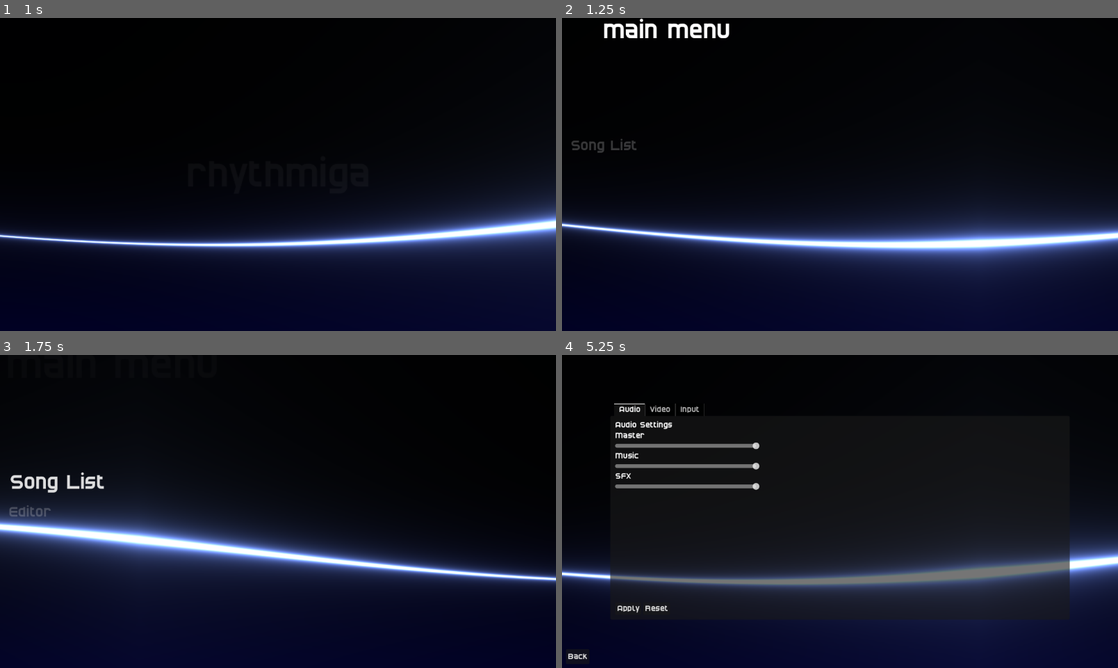
Above: before the commit, frames 1-4 (two rows, left to right).
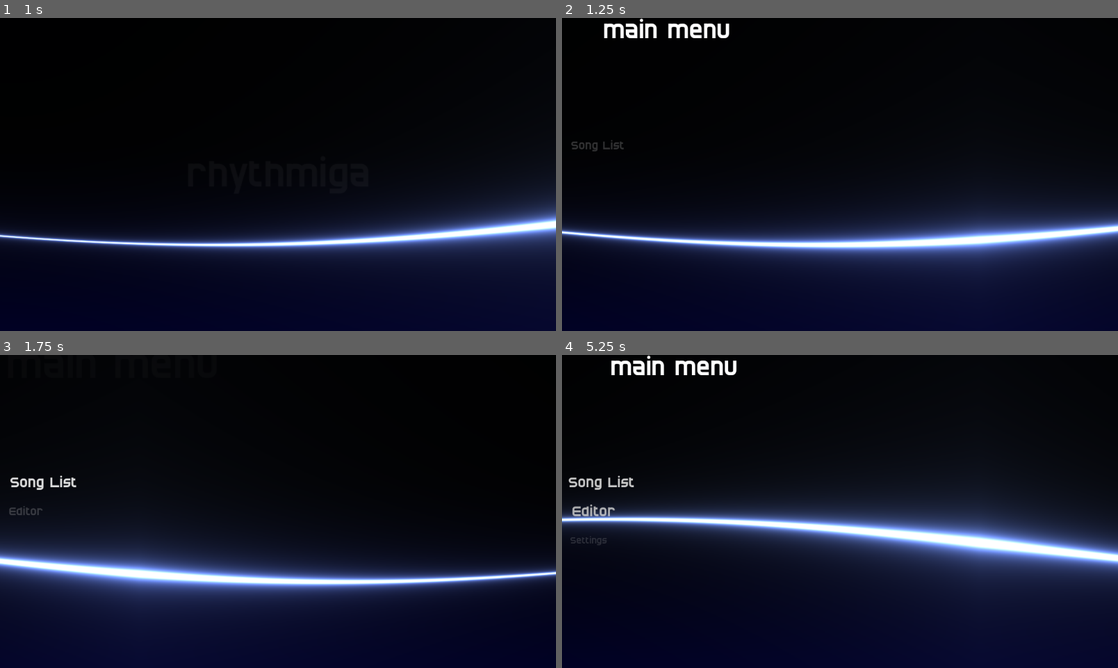
Above: after the commit, the same moments.

Repository: AlexisZepeda/new-rhythmiga
Game: Godot game, scene res://Scenes/Screens/title_screen.tscn
Two runs of this game, one before a commit and one after it. Both use one fixed random seed, a clock stepped at 60 frames per second and the inputs below.
Inputs (mouse positions are in pixels of both pictures, inside the frame that each line leads up to):
- Up to frame 1 (1 s): tap Enter at 0.5, 0.6 s; move the mouse to (400, 158) at 0.52 s; hold Up (ui_up) from 0.53 s (still down); click (400, 158) at 0.67 s
- Up to frame 2 (1.25 s): keep holding Up (ui_up)
- Up to frame 3 (1.75 s): release Up (ui_up) at 1.25 s; click "Song List" at 1.25 s
- Up to frame 4 (5.25 s): click "Editor" at 2 s; click "Settings" at 2.75 s; click (578, 655) at 3.5 s, where only the run after the commit has a clickable "Back"; move the mouse to (728, 527) at 4.27 s; tap Enter at 4.35, 5.1 s; click (728, 527) at 4.42 s; move the mouse to (895, 442) at 5.02 s; hold Up (ui_up) from 5.03 s (still down); click (895, 442) at 5.17 s

Frame 1 is identical in both runs. In frame 2, 6.5% of the frame differs, in the area x 0-100%, y 38-77%; in frame 3, 19%; in frame 4, 22%, in the area x 0-100%, y 0-98%.

Commit message:
Added Song List and Chart Editor Screens

Diff:
--- a/Resources/Themes/MenuButton.tres
+++ b/Resources/Themes/MenuButton.tres
@@ -5,6 +5,8 @@
 [sub_resource type="StyleBoxEmpty" id="StyleBoxEmpty_tp7iq"]
 
 [resource]
+Button/colors/font_color = Color(0.78431374, 0.78431374, 0.78431374, 1)
+Button/colors/font_hover_color = Color(0.95, 0.95, 0.95, 1)
 Button/font_sizes/font_size = 28
 Button/styles/hover = SubResource("StyleBoxEmpty_gfeox")
 Button/styles/normal = SubResource("StyleBoxEmpty_tp7iq")
--- a/Scenes/Screens/main_ui_screen.tscn
+++ b/Scenes/Screens/Background Screens/main_ui_screen.tscn
@@ -17,6 +17,7 @@
 main_menu_screen = "res://Scenes/Screens/main_menu_screen.tscn"
 settings_menu_screen = "res://Scenes/Screens/settings_menu.tscn"
 header = NodePath("Header Text Prefab")
+header_prefab = ExtResource("2_klsah")
 
 [node name="Header Text Prefab" parent="." unique_id=1284460278 instance=ExtResource("2_klsah")]
 layout_mode = 0
--- a/Scenes/Screens/Settings/input_settings.tscn
+++ b/Scenes/Screens/Settings/input_settings.tscn
@@ -3,7 +3,7 @@
 [ext_resource type="PackedScene" uid="uid://2otwqlqsiruf" path="res://Scenes/UI Prefabs/action_remap_button.tscn" id="1_mt7fl"]
 [ext_resource type="Script" uid="uid://bluu7nbh8qr18" path="res://Scripts/UI/InputSettings.gd" id="1_twrxj"]
 
-[node name="Input Settings" type="Control" unique_id=1501833609 node_paths=PackedStringArray("tap_1", "tap_2", "tap_3", "tap_4", "left_1", "left_2", "up_1", "up_2", "right_1", "right_2", "down_1", "down_2", "apply", "reset")]
+[node name="Input Settings" type="Control" unique_id=1501833609 node_paths=PackedStringArray("tap_1", "tap_2", "tap_3", "tap_4", "left_1", "left_2", "up_1", "up_2", "right_1", "right_2", "down_1", "down_2")]
 layout_mode = 3
 anchors_preset = 15
 anchor_right = 1.0
@@ -26,8 +26,6 @@
 right_2 = NodePath("VBoxContainer/ScrollContainer/VBoxContainer/Right Joy Right/Right2")
 down_1 = NodePath("VBoxContainer/ScrollContainer/VBoxContainer/Left Joy Down/Down1")
 down_2 = NodePath("VBoxContainer/ScrollContainer/VBoxContainer/Right Joy Down/Down2")
-apply = NodePath("")
-reset = NodePath("")
 
 [node name="VBoxContainer" type="VBoxContainer" parent="." unique_id=748397180]
 layout_mode = 1
@@ -109,7 +107,7 @@
 [node name="Label" type="Label" parent="VBoxContainer/ScrollContainer/VBoxContainer/Left Joy Left" unique_id=995477368]
 layout_mode = 2
 size_flags_horizontal = 2
-text = "Left Slide (Left Stick)"
+text = "Left (Left Stick)"
 
 [node name="Left1" parent="VBoxContainer/ScrollContainer/VBoxContainer/Left Joy Left" unique_id=1213929997 instance=ExtResource("1_mt7fl")]
 layout_mode = 2
@@ -121,7 +119,7 @@
 [node name="Label" type="Label" parent="VBoxContainer/ScrollContainer/VBoxContainer/Left Joy Up" unique_id=1351162682]
 layout_mode = 2
 size_flags_horizontal = 2
-text = "Up Slide (Left Stick)"
+text = "Up (Left Stick)"
 
 [node name="Up1" parent="VBoxContainer/ScrollContainer/VBoxContainer/Left Joy Up" unique_id=1376552799 instance=ExtResource("1_mt7fl")]
 layout_mode = 2
@@ -133,7 +131,7 @@
 [node name="Label" type="Label" parent="VBoxContainer/ScrollContainer/VBoxContainer/Left Joy Right" unique_id=1489383990]
 layout_mode = 2
 size_flags_horizontal = 2
-text = "Right Slide (Left Stick)"
+text = "Right (Left Stick)"
 
 [node name="Right1" parent="VBoxContainer/ScrollContainer/VBoxContainer/Left Joy Right" unique_id=1414467772 instance=ExtResource("1_mt7fl")]
 layout_mode = 2
@@ -145,7 +143,7 @@
 [node name="Label" type="Label" parent="VBoxContainer/ScrollContainer/VBoxContainer/Left Joy Down" unique_id=869911994]
 layout_mode = 2
 size_flags_horizontal = 2
-text = "Down Slide (Left Stick)"
+text = "Down (Left Stick)"
 
 [node name="Down1" parent="VBoxContainer/ScrollContainer/VBoxContainer/Left Joy Down" unique_id=913807544 instance=ExtResource("1_mt7fl")]
 layout_mode = 2
@@ -160,7 +158,7 @@
 [node name="Label" type="Label" parent="VBoxContainer/ScrollContainer/VBoxContainer/Right Joy Left" unique_id=1222069096]
 layout_mode = 2
 size_flags_horizontal = 2
-text = "Left Slide (Right Stick)"
+text = "Left (Right Stick)"
 
 [node name="Left2" parent="VBoxContainer/ScrollContainer/VBoxContainer/Right Joy Left" unique_id=1099579133 instance=ExtResource("1_mt7fl")]
 layout_mode = 2
@@ -172,7 +170,7 @@
 [node name="Label" type="Label" parent="VBoxContainer/ScrollContainer/VBoxContainer/Right Joy Up" unique_id=1671492290]
 layout_mode = 2
 size_flags_horizontal = 2
-text = "Up Slide (Right Stick)"
+text = "Up (Right Stick)"
 
 [node name="Up2" parent="VBoxContainer/ScrollContainer/VBoxContainer/Right Joy Up" unique_id=664646136 instance=ExtResource("1_mt7fl")]
 layout_mode = 2
@@ -184,7 +182,7 @@
 [node name="Label" type="Label" parent="VBoxContainer/ScrollContainer/VBoxContainer/Right Joy Right" unique_id=1223477278]
 layout_mode = 2
 size_flags_horizontal = 2
-text = "Right Slide (Right Stick)"
+text = "Right (Right Stick)"
 
 [node name="Right2" parent="VBoxContainer/ScrollContainer/VBoxContainer/Right Joy Right" unique_id=879087359 instance=ExtResource("1_mt7fl")]
 layout_mode = 2
@@ -196,7 +194,7 @@
 [node name="Label" type="Label" parent="VBoxContainer/ScrollContainer/VBoxContainer/Right Joy Down" unique_id=1045937082]
 layout_mode = 2
 size_flags_horizontal = 2
-text = "Down Slide (Right Stick)"
+text = "Down (Right Stick)"
 
 [node name="Down2" parent="VBoxContainer/ScrollContainer/VBoxContainer/Right Joy Down" unique_id=1215616904 instance=ExtResource("1_mt7fl")]
 layout_mode = 2
--- /dev/null
+++ b/Scenes/Screens/chart_editor_screen.tscn
@@ -0,0 +1,36 @@
+[gd_scene format=3 uid="uid://bbq1i2wvggy0w"]
+
+[ext_resource type="PackedScene" uid="uid://blt2xfgped1n8" path="res://Scenes/UI Prefabs/outer_side_panel.tscn" id="1_rll8v"]
+[ext_resource type="Script" uid="uid://cify8jffwvbs2" path="res://Scripts/Screens/chart_editor_screen.gd" id="1_u222e"]
+[ext_resource type="PackedScene" uid="uid://d3tcsll630mrm" path="res://Scenes/UI Prefabs/inner_side_panel.tscn" id="2_u222e"]
+
+[node name="Chart Editor Screen" type="Control" unique_id=1798853612 node_paths=PackedStringArray("back_button")]
+layout_mode = 3
+anchors_preset = 15
+anchor_right = 1.0
+anchor_bottom = 1.0
+grow_horizontal = 2
+grow_vertical = 2
+script = ExtResource("1_u222e")
+main_menu_path = "res://Scenes/Screens/main_menu_screen.tscn"
+back_button = NodePath("Panel/AspectRatioContainer/Inner Side Panel/Back Button")
+
+[node name="Panel" parent="." unique_id=469996951 instance=ExtResource("1_rll8v")]
+layout_mode = 0
+anchors_preset = 0
+
+[node name="AspectRatioContainer" type="AspectRatioContainer" parent="Panel" unique_id=1291615296]
+layout_mode = 0
+offset_right = 40.0
+offset_bottom = 40.0
+
+[node name="Inner Side Panel" parent="Panel/AspectRatioContainer" unique_id=585441006 instance=ExtResource("2_u222e")]
+layout_mode = 2
+
+[node name="Back Button" type="Button" parent="Panel/AspectRatioContainer/Inner Side Panel" unique_id=903270975]
+layout_mode = 0
+offset_left = 8.0
+offset_top = 609.0
+offset_right = 57.0
+offset_bottom = 640.0
+text = "Back"
--- a/Scenes/Screens/main_menu_screen.tscn
+++ b/Scenes/Screens/main_menu_screen.tscn
@@ -4,10 +4,9 @@
 [ext_resource type="Theme" uid="uid://kwgoi4r6jr0i" path="res://Resources/Themes/Global.tres" id="1_lalg0"]
 [ext_resource type="PackedScene" uid="uid://blt2xfgped1n8" path="res://Scenes/UI Prefabs/outer_side_panel.tscn" id="2_3ehj6"]
 [ext_resource type="PackedScene" uid="uid://d3tcsll630mrm" path="res://Scenes/UI Prefabs/inner_side_panel.tscn" id="3_lalg0"]
-[ext_resource type="PackedScene" uid="uid://spd0payvbbux" path="res://Scenes/UI Prefabs/header_text_prefab.tscn" id="5_o4xna"]
 [ext_resource type="PackedScene" uid="uid://fs3aj35j6dw0" path="res://Scenes/UI Prefabs/menu_button_prefab.tscn" id="6_o4xna"]
 
-[node name="Main Menu Screen" type="Control" unique_id=542506337 node_paths=PackedStringArray("header", "button_vbox")]
+[node name="Main Menu Screen" type="Control" unique_id=542506337 node_paths=PackedStringArray("button_vbox")]
 layout_mode = 3
 anchors_preset = 15
 anchor_right = 1.0
@@ -17,19 +16,12 @@
 theme = ExtResource("1_lalg0")
 script = ExtResource("1_81gx0")
 settings_menu_path = "res://Scenes/Screens/settings_menu.tscn"
-header = NodePath("Panel/Header Text Prefab")
+song_list_menu_path = "res://Scenes/Screens/song_list_screen.tscn"
+chart_editor_menu_path = "res://Scenes/Screens/chart_editor_screen.tscn"
 button_vbox = NodePath("Panel/AspectRatioContainer/Inner Side Panel/MarginContainer/ButtonVbox")
-header_prefab = ExtResource("5_o4xna")
 
 [node name="Panel" parent="." unique_id=469996951 instance=ExtResource("2_3ehj6")]
 layout_mode = 1
-
-[node name="Header Text Prefab" parent="Panel" unique_id=1284460278 instance=ExtResource("5_o4xna")]
-visible = false
-layout_mode = 1
-offset_right = 118.0
-offset_bottom = 52.0
-title = "Main Menu"
 
 [node name="AspectRatioContainer" type="AspectRatioContainer" parent="Panel" unique_id=407136022]
 layout_mode = 1
@@ -65,6 +57,7 @@
 size_flags_horizontal = 0
 text = "Song List"
 alignment = 0
+screen = 0
 
 [node name="Chart Editor Button" parent="Panel/AspectRatioContainer/Inner Side Panel/MarginContainer/ButtonVbox" unique_id=80889928 instance=ExtResource("6_o4xna")]
 custom_minimum_size = Vector2(40, 40)
@@ -72,6 +65,7 @@
 size_flags_horizontal = 0
 text = "Editor"
 alignment = 0
+screen = 1
 
 [node name="Settings Button" parent="Panel/AspectRatioContainer/Inner Side Panel/MarginContainer/ButtonVbox" unique_id=395866316 instance=ExtResource("6_o4xna")]
 custom_minimum_size = Vector2(40, 40)
@@ -79,3 +73,4 @@
 size_flags_horizontal = 0
 text = "Settings"
 alignment = 0
+screen = 2
--- a/Scenes/Screens/settings_menu.tscn
+++ b/Scenes/Screens/settings_menu.tscn
@@ -7,7 +7,6 @@
 [ext_resource type="PackedScene" uid="uid://d3tcsll630mrm" path="res://Scenes/UI Prefabs/inner_side_panel.tscn" id="3_qer3s"]
 [ext_resource type="PackedScene" uid="uid://cwrt4avb8tv4l" path="res://Scenes/UI Prefabs/volume_slider.tscn" id="4_3domo"]
 [ext_resource type="Script" uid="uid://bvbfg5j5bew8h" path="res://Scripts/UI/ResolutionSettings.gd" id="5_167i8"]
-[ext_resource type="PackedScene" uid="uid://spd0payvbbux" path="res://Scenes/UI Prefabs/header_text_prefab.tscn" id="5_hrnuu"]
 [ext_resource type="AudioStream" uid="uid://0jgrs78esi1o" path="res://Sounds/MIDI Menu.ogg" id="5_mrulr"]
 [ext_resource type="Script" uid="uid://dvaqjt3fxymw4" path="res://Scripts/UI/AudioSettings.gd" id="5_qfe0j"]
 [ext_resource type="AudioStream" uid="uid://wlgmjtdkn7x0" path="res://Sounds/Hit SFX.ogg" id="6_qfe0j"]
@@ -34,11 +33,6 @@
 layout_mode = 1
 mouse_filter = 1
 
-[node name="Header Text Prefab" parent="Panel" unique_id=1284460278 instance=ExtResource("5_hrnuu")]
-visible = false
-layout_mode = 0
-title = "Settings"
-
 [node name="AspectRatioContainer" type="AspectRatioContainer" parent="Panel" unique_id=300775744]
 layout_mode = 1
 anchors_preset = 15
--- /dev/null
+++ b/Scenes/Screens/song_list_screen.tscn
@@ -0,0 +1,42 @@
+[gd_scene format=3 uid="uid://bjiqcp65vhx4v"]
+
+[ext_resource type="PackedScene" uid="uid://blt2xfgped1n8" path="res://Scenes/UI Prefabs/outer_side_panel.tscn" id="1_b4ta6"]
+[ext_resource type="Script" uid="uid://dntbd573urdfy" path="res://Scripts/Screens/SongListScreen.gd" id="1_esvqc"]
+[ext_resource type="PackedScene" uid="uid://d3tcsll630mrm" path="res://Scenes/UI Prefabs/inner_side_panel.tscn" id="2_esvqc"]
+
+[node name="Song List Screen" type="Control" unique_id=289960780 node_paths=PackedStringArray("back_button")]
+layout_mode = 3
+anchors_preset = 15
+anchor_right = 1.0
+anchor_bottom = 1.0
+grow_horizontal = 2
+grow_vertical = 2
+script = ExtResource("1_esvqc")
+main_menu_path = "res://Scenes/Screens/main_menu_screen.tscn"
+back_button = NodePath("Panel/AspectRatioContainer/Inner Side Panel/Back Button")
+
+[node name="Panel" parent="." unique_id=469996951 instance=ExtResource("1_b4ta6")]
+layout_mode = 1
+
+[node name="AspectRatioContainer" type="AspectRatioContainer" parent="Panel" unique_id=1849965267]
+layout_mode = 1
+anchors_preset = 15
+anchor_right = 1.0
+anchor_bottom = 1.0
+grow_horizontal = 2
+grow_vertical = 2
+
+[node name="Inner Side Panel" parent="Panel/AspectRatioContainer" unique_id=585441006 instance=ExtResource("2_esvqc")]
+layout_mode = 2
+
+[node name="Back Button" type="Button" parent="Panel/AspectRatioContainer/Inner Side Panel" unique_id=521325276]
+layout_mode = 1
+anchors_preset = 2
+anchor_top = 1.0
+anchor_bottom = 1.0
+offset_left = 8.0
+offset_top = -39.0
+offset_right = 57.0
+offset_bottom = -8.0
+grow_vertical = 0
+text = "Back"
--- a/Scenes/UI Prefabs/header_text_prefab.tscn
+++ b/Scenes/UI Prefabs/header_text_prefab.tscn
@@ -122,6 +122,7 @@
 }
 
 [node name="Header Text Prefab" type="VBoxContainer" unique_id=1284460278 node_paths=PackedStringArray("label", "animation_player")]
+custom_minimum_size = Vector2(40, 40)
 offset_right = 101.0
 offset_bottom = 67.0
 script = ExtResource("1_22634")
--- a/Scenes/UI Prefabs/menu_button_prefab.tscn
+++ b/Scenes/UI Prefabs/menu_button_prefab.tscn
@@ -11,3 +11,4 @@
 text = "Button"
 flat = true
 script = ExtResource("2_3r2gm")
+screen = 3
--- a/Scripts/Globals/Loader.gd
+++ b/Scripts/Globals/Loader.gd
@@ -3,14 +3,15 @@
 signal LOADING_PROGRESS_UPDATED(percentage)
 signal LOADED_SCENE(node: Node)
 
-@export var loadingScene = preload("res://Scenes/Screens/loading_screen.tscn").instantiate()
+@export var loadingScene = preload("res://Scenes/Screens/Background Screens/loading_screen.tscn").instantiate()
 
 var scene_path
+var parent: Node
 
-func load_scene(caller: Node, path: String):
+func load_scene(caller: Node, path: String, new_parent: Node):
 	# AWAIT FOR TESTING LOADING PURPOSE
 	#await GlobalBackground.change_wave_speed()
-	GlobalBackground.change_wave_speed()
+	#GlobalBackground.change_wave_speed()
 
 	scene_path = path
 
@@ -19,6 +20,7 @@
 	ResourceLoader.load_threaded_request(scene_path)
 
 	caller.queue_free()
+	parent = new_parent
 
 
 func _process(_delta):
@@ -30,11 +32,11 @@
 		LOADING_PROGRESS_UPDATED.emit(progress[0])
 
 		if (loaderStatus == ResourceLoader.THREAD_LOAD_LOADED):
-			GlobalBackground.change_wave_speed(false)
+			#GlobalBackground.change_wave_speed(false)
 			var loadedScene = ResourceLoader.load_threaded_get(scene_path).instantiate()
 
 			get_tree().root.remove_child(loadingScene)
-			get_tree().root.add_child(loadedScene)
+			parent.add_child(loadedScene)
 
 			LOADED_SCENE.emit(loadedScene)
 			scene_path = null
--- a/Scripts/Screens/MainMenuScreen.gd
+++ b/Scripts/Screens/MainMenuScreen.gd
@@ -1,20 +1,21 @@
 extends Control
 
-signal CHANGING_SCENE(header_position: Vector2)
+signal CHANGING_SCENE(header_position: Vector2, new_title: String)
 
 @export_file_path var settings_menu_path: String
+@export_file_path var song_list_menu_path: String
+@export_file_path var chart_editor_menu_path: String
 @export var title: String = "Main Menu"
 
-@export var header: HeaderPrefab
 @export var button_vbox: VBoxContainer
-
-@export var header_prefab: PackedScene
 
 var scale_factor := 1.0
 var gui_aspect_ratio:float = -1.0
 var gui_margin := 0.0
 
 var all_buttons: Array
+
+var scene_path: String
 
 @onready var panel: Panel = $Panel
 @onready var arc: AspectRatioContainer = $Panel/AspectRatioContainer
@@ -23,6 +24,10 @@
 	# The `resized` signal will be emitted when the window size changes, as the root Control node
 	# is resized whenever the window size changes. This is because the root Control node
 	# uses a Full Rect anchor, so its size will always be equal to the window size.
+	gui_aspect_ratio = GUI.get_aspect_ratio()
+	resized.connect(_on_resized)
+	GUIUtils.update_container.call_deferred(panel, arc, gui_aspect_ratio, gui_margin)
+
 
 	all_buttons = GUIUtils.get_all_buttons(button_vbox)
 
@@ -30,15 +35,13 @@
 		var pressed = Callable(self, "_on_pressed").bind(btn)
 		btn.pressed.connect(pressed)
 
-	#await header.enter_anim(Vector2(100, 0))
 	await get_tree().process_frame
 
 	all_buttons.sort_custom(GUIUtils.buttons_array_sorting)
-	animate_buttons(all_buttons.duplicate(), true, 0.50, Vector2(-10, 0), Vector2.ZERO, 0.75)
+	await animate_buttons(all_buttons.duplicate(), true, 0.50, Vector2(-10, 0), Vector2.ZERO, 0.75)
 
-	gui_aspect_ratio = GUI.get_aspect_ratio()
-	resized.connect(_on_resized)
-	GUIUtils.update_container.call_deferred(panel, arc, gui_aspect_ratio, gui_margin)
+	for btn: MenuButtonPrefab in all_buttons:
+		btn.connect_signals()
 
 
 func _on_resized() -> void:
@@ -48,24 +51,16 @@
 func _on_pressed(button: MenuButtonPrefab) -> void:
 	var button_position: Vector2 = button.position + button_vbox.position + arc.position
 
-	CHANGING_SCENE.emit(button_position)
-
-	await header.disappear_anim()
-
-	animate_buttons(all_buttons, false, 0.50, Vector2(0, 0), Vector2.ONE, 0.50)
-
-	var new_header: HeaderPrefab = header_prefab.instantiate()
-	add_child(new_header)
-	new_header.set_label_text("Settings")
-
-	new_header.position = button.position + button_vbox.position + arc.position
-
-	var tween: Tween = create_tween()
-	tween.tween_property(new_header, "position", header.position, 0.5)
-
-	await get_tree().create_timer(2.0).timeout
-
-	Loader.load_scene(self, settings_menu_path)
+	match button.screen:
+		MainUIScreen.UI_Screens.SONG_LIST:
+			CHANGING_SCENE.emit(button_position, "Song List")
+			scene_path = song_list_menu_path
+		MainUIScreen.UI_Screens.CHART_EDITOR:
+			CHANGING_SCENE.emit(button_position, "Editor")
+			scene_path = chart_editor_menu_path
+		MainUIScreen.UI_Screens.SETTINGS:
+			CHANGING_SCENE.emit(button_position, "Settings")
+			scene_path = settings_menu_path
 
 
 func animate_buttons(buttons: Array, forward: bool=true, delay_between_buttons: float=0.16, move_offset: Vector2=Vector2(-20, 0), scale_offset: Vector2=Vector2.ZERO, animation_length:float=0.52) -> void:
@@ -102,3 +97,9 @@
 		pos_tween.chain().tween_property(btn, "position:x", btn.original_position.x, animation_length).set_trans(Tween.TRANS_SINE)
 
 		await get_tree().create_timer(delay_between_buttons).timeout
+
+
+func change_scene() -> void:
+	await animate_buttons(all_buttons, false, 0.50, Vector2(0, 0), Vector2.ONE, 0.50)
+
+	Loader.load_scene(self, scene_path, get_parent())
--- a/Scripts/Screens/MainUIScreen.gd
+++ b/Scripts/Screens/MainUIScreen.gd
@@ -1,3 +1,4 @@
+class_name MainUIScreen
 extends Control
 
 @export_category("Screens")
@@ -6,9 +7,19 @@
 @export_category("")
 
 @export var header: HeaderPrefab
+@export var header_prefab: PackedScene
+
+enum UI_Screens {
+	SONG_LIST,
+	CHART_EDITOR,
+	SETTINGS,
+	NONE,
+}
 
 var panel: PanelContainer
 var first_scene_loaded: bool = true
+
+var child_scene: Node
 
 
 func _ready() -> void:
@@ -19,27 +30,42 @@
 
 	await get_tree().process_frame
 
-	Loader.load_scene(panel, main_menu_screen)
+	Loader.load_scene(panel, main_menu_screen, self)
 
 
 func _on_loaded_scene(node: Node) -> void:
+	if node != self:
+		child_scene = node
 
-	if node != self:
 		node.CHANGING_SCENE.connect(_on_changing_scene)
 
 		header.set_label_text(node.title)
 
 		if first_scene_loaded:
+
 			header.enter_anim(Vector2(100, 0))
 			first_scene_loaded = false
 
 
-func _on_changing_scene(new_position: Vector2) -> void:
-	var prev_position: Vector2 = header.position
+func _on_changing_scene(new_position: Vector2, title: String) -> void:
+	var prev_position: Vector2 = header.position + Vector2(100.0, 0.0)
 
 	await header.disappear_anim()
 
+	header.queue_free()
+
+	await header.tree_exited
+
+	header = header_prefab.instantiate()
+	add_child(header)
+
+	header.set_label_text(title)
 	header.position = new_position
 
-	var tween: Tween = create_tween()
-	tween.tween_property(header, "position", prev_position, 0.5)
+	if new_position == Vector2.ZERO:
+		first_scene_loaded = true
+	else:
+		var tween: Tween = create_tween()
+		tween.tween_property(header, "position", prev_position, 0.5)
+
+	child_scene.change_scene()
--- a/Scripts/Screens/SettingsMenu.gd
+++ b/Scripts/Screens/SettingsMenu.gd
@@ -1,6 +1,6 @@
 extends Control
 
-signal CHANGING_SCENE
+signal CHANGING_SCENE(header_position: Vector2, new_title: String)
 
 @export_file var main_menu_path: String
 @export var title: String = "Settings"
@@ -43,8 +43,7 @@
 
 	user_config.save_config()
 
-	CHANGING_SCENE.emit()
-	Loader.load_scene(self, main_menu_path)
+	CHANGING_SCENE.emit(Vector2.ZERO, "")
 
 
 func _on_sfx_volume_slider_value_changed(value: float) -> void:
@@ -59,3 +58,7 @@
 func _on_resolution_aspect_ratio_changed(aspect_ratio: float) -> void:
 	gui_aspect_ratio = aspect_ratio
 	GUIUtils.update_container.call_deferred(panel, arc, gui_aspect_ratio, gui_margin)
+
+
+func change_scene() -> void:
+	Loader.load_scene(self, main_menu_path, get_parent())
--- /dev/null
+++ b/Scripts/Screens/SongListScreen.gd
@@ -0,0 +1,35 @@
+extends Control
+
+signal CHANGING_SCENE(header_position: Vector2, new_title: String)
+
+@export_file_path var main_menu_path: String
+@export var title: String = "Song List"
+
+@export var back_button: Button
+
+var scale_factor := 1.0
+var gui_aspect_ratio := -1.0
+var gui_margin := 0.0
+
+@onready var panel: Panel = $Panel
+@onready var arc: AspectRatioContainer = $Panel/AspectRatioContainer
+
+
+func _ready() -> void:
+	gui_aspect_ratio = GUI.get_aspect_ratio()
+	resized.connect(_on_resized)
+	GUIUtils.update_container.call_deferred(panel, arc, gui_aspect_ratio, gui_margin)
+
+	back_button.pressed.connect(_on_back_pressed)
+
+
+func _on_resized() -> void:
+	GUIUtils.update_container.call_deferred(panel, arc, gui_aspect_ratio, gui_margin)
+
+
+func _on_back_pressed() -> void:
+	CHANGING_SCENE.emit(Vector2.ZERO, "")
+
+
+func change_scene() -> void:
+	Loader.load_scene(self, main_menu_path, get_parent())
--- a/Scripts/Screens/TitleScreen.gd
+++ b/Scripts/Screens/TitleScreen.gd
@@ -35,4 +35,4 @@
 
 			await header.disappear_anim()
 
-			Loader.load_scene(self, main_ui_path)
+			Loader.load_scene(self, main_ui_path, get_tree().root)
--- /dev/null
+++ b/Scripts/Screens/chart_editor_screen.gd
@@ -0,0 +1,35 @@
+extends Control
+
+signal CHANGING_SCENE(header_position: Vector2, new_title: String)
+
+@export_file_path var main_menu_path: String
+@export var title: String = "Editor"
+
+@export var back_button: Button
+
+var scale_factor := 1.0
+var gui_aspect_ratio := -1.0
+var gui_margin := 0.0
+
+@onready var panel: Panel = $Panel
+@onready var arc: AspectRatioContainer = $Panel/AspectRatioContainer
+
+
+func _ready() -> void:
+	gui_aspect_ratio = GUI.get_aspect_ratio()
+	resized.connect(_on_resized)
+	GUIUtils.update_container.call_deferred(panel, arc, gui_aspect_ratio, gui_margin)
+
+	back_button.pressed.connect(_on_back_pressed)
+
+
+func _on_resized() -> void:
+	GUIUtils.update_container.call_deferred(panel, arc, gui_aspect_ratio, gui_margin)
+
+
+func _on_back_pressed() -> void:
+	CHANGING_SCENE.emit(Vector2.ZERO, "")
+
+
+func change_scene() -> void:
+	Loader.load_scene(self, main_menu_path, get_parent())
--- a/Scripts/UI Prefabs/HeaderPrefab.gd
+++ b/Scripts/UI Prefabs/HeaderPrefab.gd
@@ -10,7 +10,6 @@
 @export var label: Label
 @export var animation_player: AnimationPlayer
 @export_category("")
-
 
 
 func _ready() -> void:
@@ -33,6 +32,11 @@
 	label.vertical_alignment = value
 
 
+func reset_properties() -> void:
+	scale = Vector2.ONE
+	modulate.a = 1.0
+
+
 func appear_anim() -> void:
 	animation_player.play("appear")
 	await animation_player.animation_finished
@@ -48,8 +52,6 @@
 
 
 func enter_anim(position_offset: Vector2) -> void:
-	scale = Vector2(1.0, 1.0)
-
 	var pos_tween: Tween = create_tween()
 	var mod_tween: Tween = create_tween()
 	var target_pos: Vector2 = position + position_offset
--- a/Scripts/UI Prefabs/MenuButtonPrefab.gd
+++ b/Scripts/UI Prefabs/MenuButtonPrefab.gd
@@ -1,5 +1,7 @@
 class_name MenuButtonPrefab
 extends Button
+
+@export var screen: MainUIScreen.UI_Screens: set=_set_screen
 
 const POSITION_X_TWEEN_MOVEMENT: int = 20
 
@@ -16,14 +18,6 @@
 func _ready() -> void:
 	disable_anim = false
 
-	pressed.connect(_on_pressed)
-
-	mouse_entered.connect(_on_entered)
-	mouse_exited.connect(_on_exited)
-
-	focus_entered.connect(_on_entered)
-	focus_exited.connect(_on_exited)
-
 
 func _on_pressed() -> void:
 	disable_anim = true
@@ -39,14 +33,9 @@
 		tween_scale.kill()
 
 	tween_scale = create_tween().set_parallel()
-	#var tween_pos: Tween = create_tween().set_parallel()
-	#var tween_scale: Tween = create_tween().set_parallel()
 
 	tween_pos.tween_property(self, "position:x", position.x + POSITION_X_TWEEN_MOVEMENT, 0.25)
 	tween_scale.tween_property(self, "theme_override_font_sizes/font_size", 40, 0.1)
-
-	#tween_scale.tween_property(self, "scale", scale + Vector2(0.5, 0.5), 0.25)
-	#add_theme_font_size_override("font_size", 40)
 
 
 func _on_exited() -> void:
@@ -62,10 +51,20 @@
 		tween_scale.kill()
 
 	tween_scale = create_tween().set_parallel()
-	#var tween_pos: Tween = create_tween().set_parallel()
-	#var tween_scale: Tween = create_tween().set_parallel()
 
 	tween_pos.tween_property(self, "position:x", original_position.x, 0.2)
 	tween_scale.tween_property(self, "theme_override_font_sizes/font_size", 28, 0.1)
-	#tween_scale.tween_property(self, "scale", original_scale, 0.25)
-	#add_theme_font_size_override("font_size", 28)
+
+
+func _set_screen(value: MainUIScreen.UI_Screens) -> void:
+	screen = value
+
+
+func connect_signals() -> void:
+	pressed.connect(_on_pressed)
+
+	mouse_entered.connect(_on_entered)
+	mouse_exited.connect(_on_exited)
+
+	focus_entered.connect(_on_entered)
+	focus_exited.connect(_on_exited)
Renamed: Scenes/Screens/loading_screen.tscn -> Scenes/Screens/Background Screens/loading_screen.tscn
Renamed: Scenes/Screens/sub_viewport_background.tscn -> Scenes/Screens/Background Screens/sub_viewport_background.tscn
Not shown, added: Scripts/Screens/SongListScreen.gd.uid
Not shown, added: Scripts/Screens/chart_editor_screen.gd.uid
